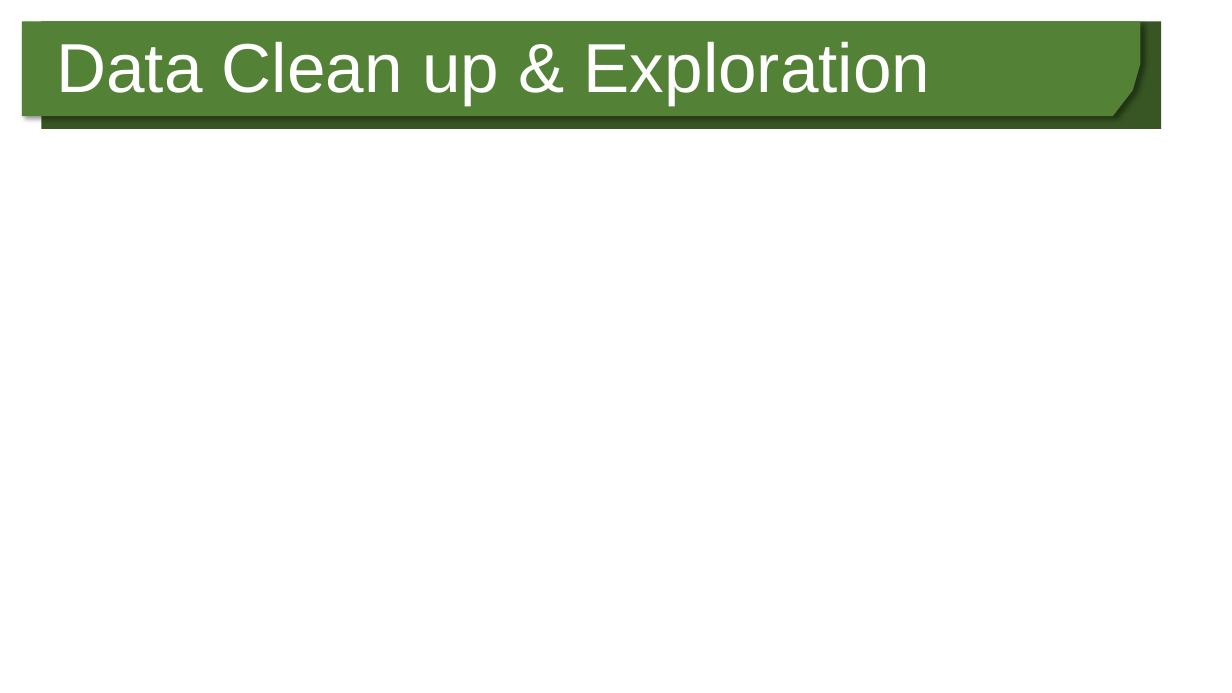
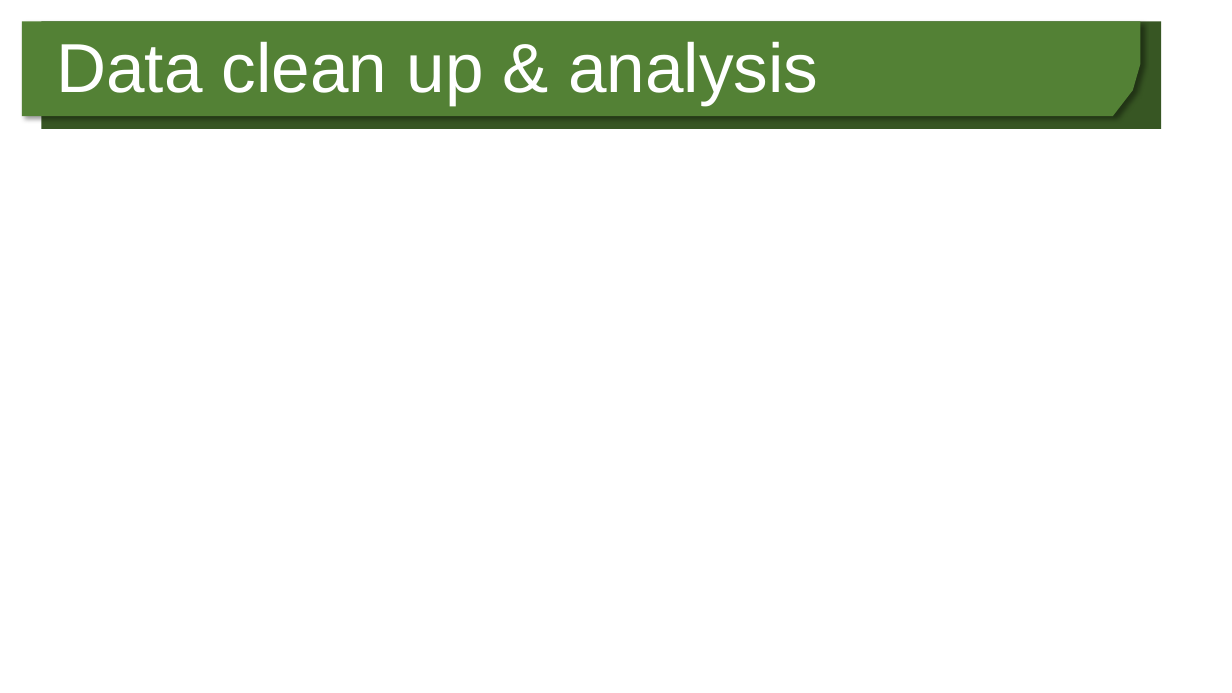
Before and after one commit to aaronhwoo/Project1, a slide deck: slide 4 of Team 8 Project 1.pptx. Drawn at 1232x693 pixels with LibreOffice and Linux fonts; fonts in the diff are those of the drawing; background and template pictures are left out. Boxes give left, top, right and bottom in pixels: in the first picture for what was removed or moved away, otherwise in the second. Text is boxed around its words. In the diff, an @@ line names an element or a change of style, - is before the commit and + after.

```diff
--- a/Team 8 Project 1.pptx
+++ b/Team 8 Project 1.pptx
@@ text at (56,41,818,105): text changed @@
-Data Clean up & Exploration
+Data clean up & analysis
```
Also in this commit, not shown: 6 other slides changed, 2 slides added, 11 slides removed.
